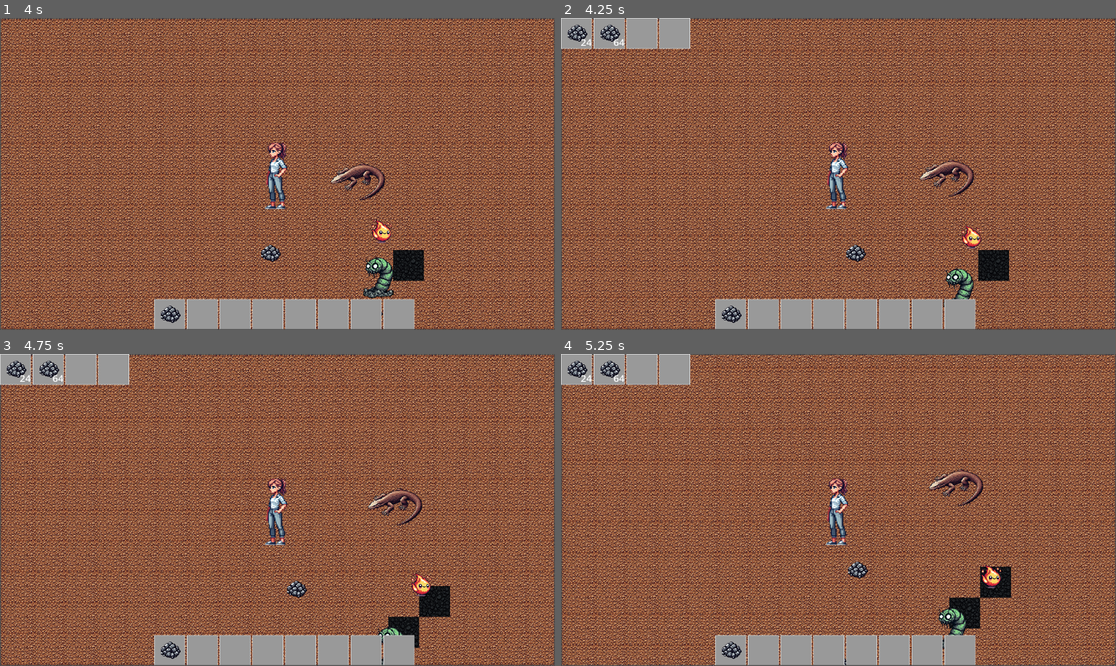
Above: before the commit, frames 1-4 (two rows, left to right).
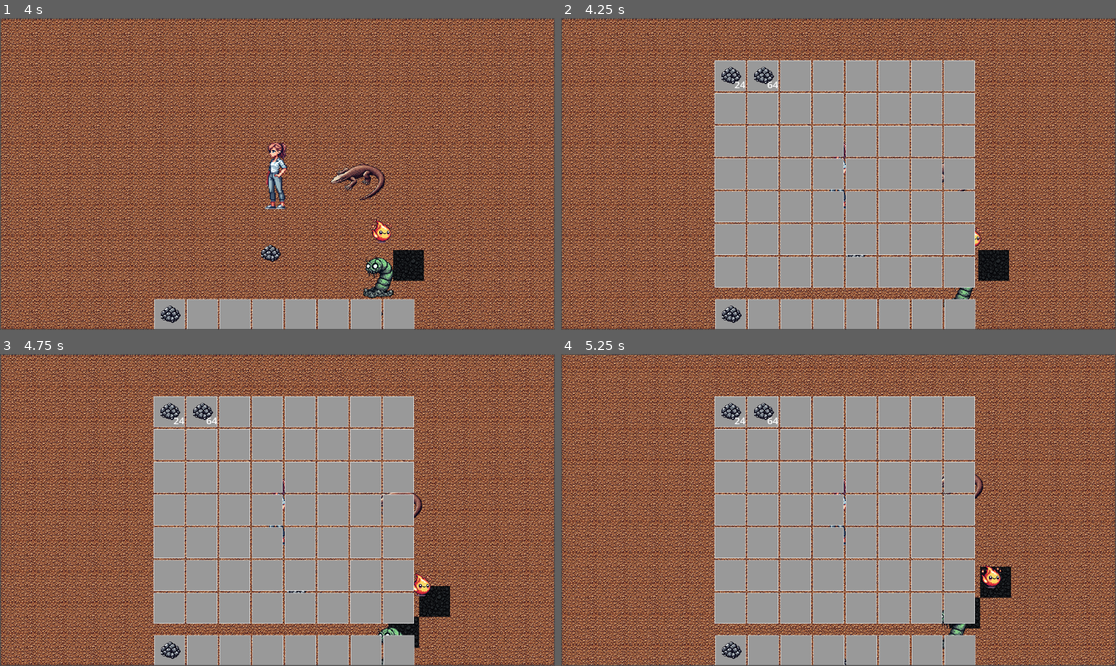
Above: after the commit, the same moments.

Repository: aaronjmcd2/ecomonster-project
Game: Godot game, scene res://scenes/Main.tscn
The game is run twice, just before and just after one commit, with the same random seed, the same clock (stepped at 60 frames per second) and the same inputs.
Inputs (mouse positions are in pixels of both pictures, inside the frame that each line leads up to):
- Up to frame 1 (4 s): drag from (444, 230) to (333, 105) at 0.52 s; drag from (377, 202) to (249, 236) at 1.27 s; move the mouse to (360, 170) at 2.02 s; hold Right (ui_right) 2.03-2.75 s; click (360, 170) at 2.17 s; drag from (249, 236) to (111, 127) at 2.77 s; move the mouse to (444, 220) at 3.52 s; hold Left (ui_left) from 3.53 s (still down)
- Up to frame 2 (4.25 s): keep holding Left (ui_left); tap Q (inventory_toggle) at 4.15 s
- Up to frame 3 (4.75 s): release Left (ui_left) at 4.25 s; drag from (111, 463) to (194, 432) at 4.27 s
- Up to frame 4 (5.25 s): move the mouse to (866, 510) at 5.02 s; hold Down (ui_down) from 5.03 s (still down); click (866, 510) at 5.17 s

Frame 1 is identical in both runs. In frame 2, 34% of the frame differs, in the area x 0-75%, y 0-87%; in frame 3, 34%; in frame 4, 34%.

Commit message:
Working on drag and drop in inventory

Diff:
--- a/scenes/UI/InventoryUI.tscn
+++ b/scenes/UI/InventoryUI.tscn
@@ -1,6 +1,7 @@
-[gd_scene load_steps=3 format=3 uid="uid://dskqqlloghbas"]
+[gd_scene load_steps=4 format=3 uid="uid://dskqqlloghbas"]
 
 [ext_resource type="PackedScene" uid="uid://bnn0vxiod4mwd" path="res://scenes/InventorySlot.tscn" id="1_5entl"]
+[ext_resource type="Script" uid="uid://cskpkyl2n71sq" path="res://scripts/InventoryUI.gd" id="1_31fix"]
 
 [sub_resource type="StyleBoxFlat" id="StyleBoxFlat_mxytl"]
 bg_color = Color(0, 0, 0, 0)
@@ -17,9 +18,12 @@
 anchor_bottom = 1.0
 grow_horizontal = 2
 grow_vertical = 2
+script = ExtResource("1_31fix")
+inventory_slot_scene = ExtResource("1_5entl")
 
 [node name="HotbarWrapper" type="Control" parent="."]
 layout_mode = 1
+anchors_preset = 7
 anchor_left = 0.5
 anchor_top = 1.0
 anchor_right = 0.5
@@ -27,6 +31,8 @@
 offset_left = -256.0
 offset_top = -64.0
 offset_right = 256.0
+grow_horizontal = 2
+grow_vertical = 0
 
 [node name="Hotbar" type="HBoxContainer" parent="HotbarWrapper"]
 layout_mode = 1
@@ -69,22 +75,19 @@
 
 [node name="MainContainer" type="VBoxContainer" parent="Background"]
 visible = false
-layout_mode = 0
-offset_right = 268.0
-offset_bottom = 64.0
+layout_mode = 1
+anchors_preset = -1
+anchor_left = 0.5
+anchor_top = 0.5
+anchor_right = 0.5
+anchor_bottom = 0.5
+offset_left = -230.0
+offset_top = -224.0
+offset_right = 256.0
+offset_bottom = 224.0
+grow_horizontal = 2
+grow_vertical = 2
 
 [node name="InventoryGrid" type="GridContainer" parent="Background/MainContainer"]
 layout_mode = 2
 columns = 8
-
-[node name="InventorySlot" parent="Background/MainContainer/InventoryGrid" instance=ExtResource("1_5entl")]
-layout_mode = 2
-
-[node name="InventorySlot2" parent="Background/MainContainer/InventoryGrid" instance=ExtResource("1_5entl")]
-layout_mode = 2
-
-[node name="InventorySlot3" parent="Background/MainContainer/InventoryGrid" instance=ExtResource("1_5entl")]
-layout_mode = 2
-
-[node name="InventorySlot4" parent="Background/MainContainer/InventoryGrid" instance=ExtResource("1_5entl")]
-layout_mode = 2
--- a/scripts/InventorySlot.gd
+++ b/scripts/InventorySlot.gd
@@ -2,6 +2,7 @@
 extends Panel
 
 var item_data: Dictionary = {}
+var dragging := false
 
 @onready var icon = $ItemIcon
 @onready var count_label = $ItemCount
@@ -26,3 +27,32 @@
 
 func get_item() -> Dictionary:
 	return item_data
+
+func get_drag_data(position):
+	if item_data.is_empty():
+		print("🛑 Item data empty!")
+		return null
+
+	print("🟢 get_drag_data() called on:", item_data)
+
+	var drag_preview = TextureRect.new()
+	drag_preview.texture = icon.texture
+	drag_preview.custom_minimum_size = Vector2(32, 32)
+	set_drag_preview(drag_preview)
+
+	return {
+		"item": item_data,
+		"source": self
+	}
+
+func can_drop_data(position, data):
+	return data.has("item") and data.has("source")
+
+func drop_data(position, data):
+	var incoming_item = data["item"]
+	var source_slot = data["source"]
+
+	# Simple swap for now
+	var temp = item_data
+	set_item(incoming_item)
+	source_slot.set_item(temp)
--- /dev/null
+++ b/scripts/InventoryUI.gd
@@ -0,0 +1,13 @@
+extends Control
+
+@onready var inventory_grid := $Background/MainContainer/InventoryGrid
+@export var inventory_slot_scene: PackedScene
+
+const NUM_COLUMNS := 8
+const NUM_ROWS := 7
+
+func _ready():
+	# Populate inventory grid
+	for i in range(NUM_COLUMNS * NUM_ROWS):
+		var slot = inventory_slot_scene.instantiate()
+		inventory_grid.add_child(slot)
Not shown, added: scripts/InventoryUI.gd.uid
Not shown, added: scenes/Main.tscn1686296043.tmp
